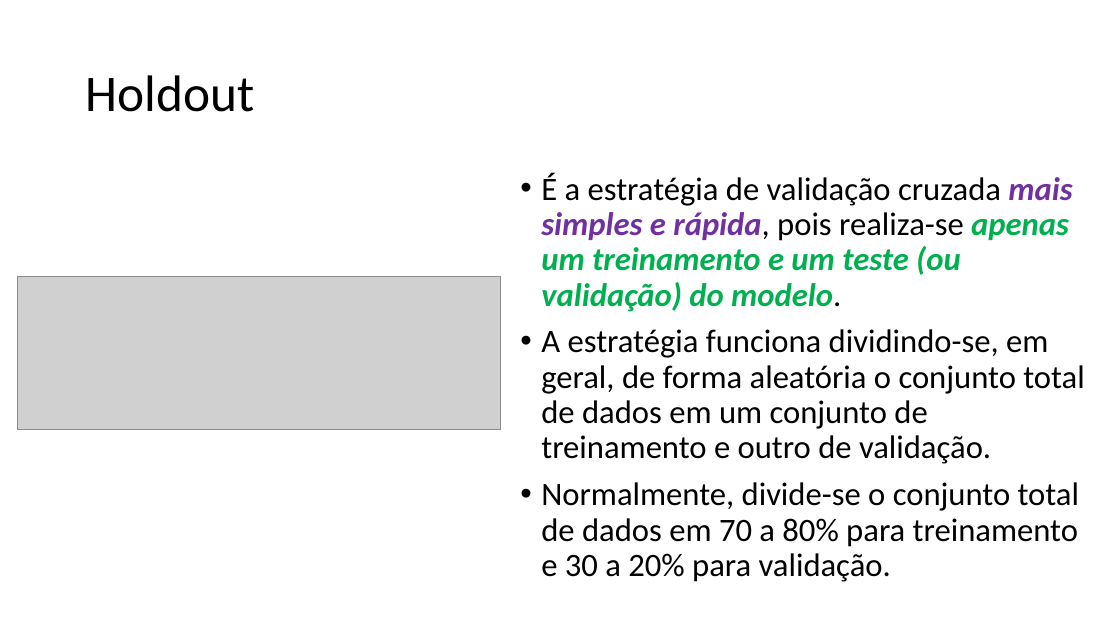
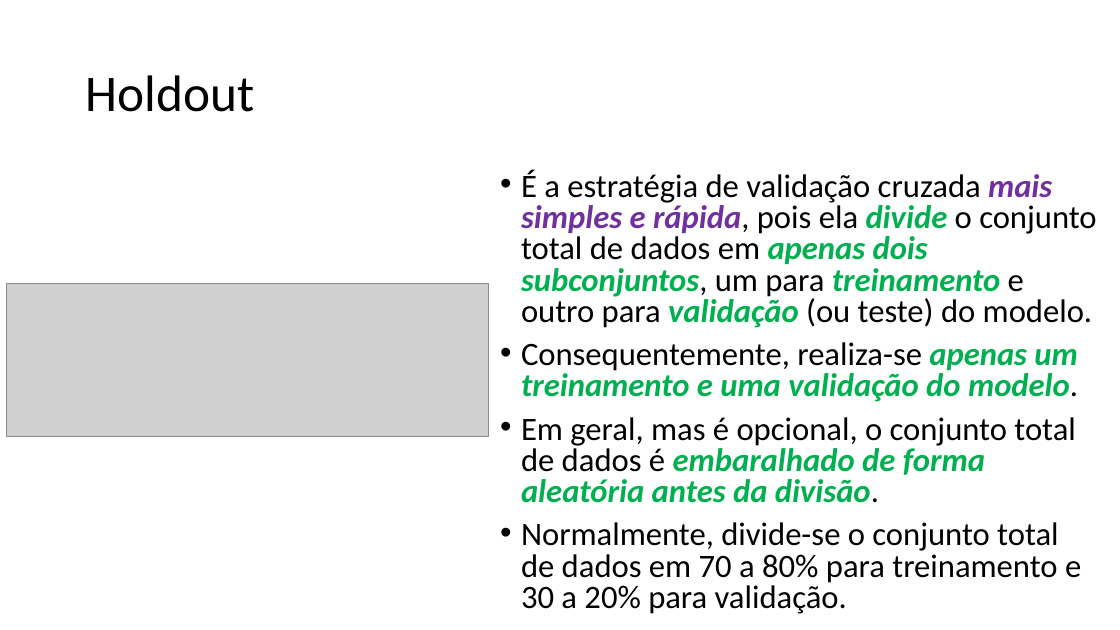
Before and after one commit to zz4fap/t319_aprendizado_de_maquina, a slide deck: slide 6 of slides/T319_Regressão_Linear (Parte V).pptx. Drawn at 1120x630 pixels with LibreOffice and Linux fonts; fonts in the diff are those of the drawing; grey boxes stand for pictures. Boxes give left, top, right and bottom in pixels: in the first picture for what was removed or moved away, otherwise in the second. Text is boxed around its words. In the diff, an @@ line names an element or a change of style, - is before the commit and + after.

```diff
--- a/slides/T319_Regressão_Linear (Parte V).pptx
+++ b/slides/T319_Regressão_Linear (Parte V).pptx
@@ text "É a estratégia de validação ...": place and size @@
-text "É a estratégia de validação ..." at [541,173,1084,582]
+text "É a estratégia de validação ..." at [521,170,1096,614]
@@ text at [521,170,1096,503]: text changed @@
-• É a estratégia de validação cruzada mais simples e rápida, pois realiza-se apenas um treinamento e um teste (ou validação) do modelo.
-• A estratégia funciona dividindo-se, em geral, de forma aleatória o conjunto total de dados em um conjunto de treinamento e outro de validação.
+• É a estratégia de validação cruzada mais simples e rápida, pois ela divide o conjunto total de dados em apenas dois subconjuntos, um para treinamento e outro para validação (ou teste) do modelo.
+• Consequentemente, realiza-se apenas um treinamento e uma validação do modelo.
+• Em geral, mas é opcional, o conjunto total de dados é embaralhado de forma aleatória antes da divisão.
@@ picture: place and size @@
-picture at [18,276,501,429]
+picture at [7,284,489,437]
@@ text at [521,522,1081,614]: line spacing 0.9 to 0.8 @@
```
Also in this commit, not shown: 10 other slides changed, 1 other file.
